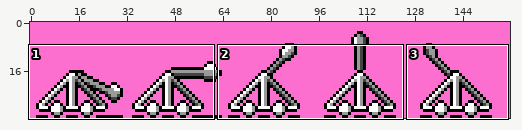
Two states of a sprite sheet, images/Items/Item_14.png. Above, an overview of the earlier version with the close-up marked.
Close-up. Before:
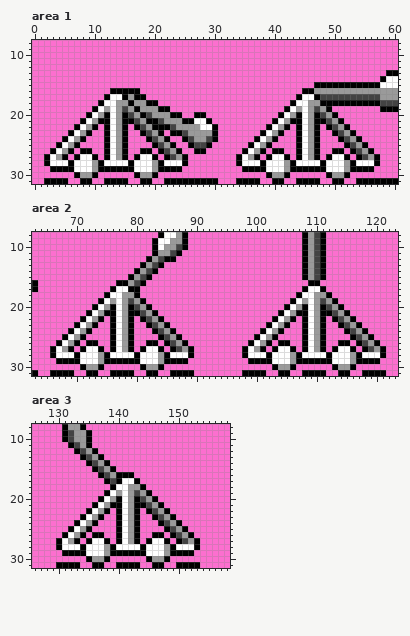
The file is 160x32 pixels. Shown: area 1: x 0..60, y 8..31; area 2: x 63..123, y 8..31; area 3: x 126..158, y 8..31.
New version:
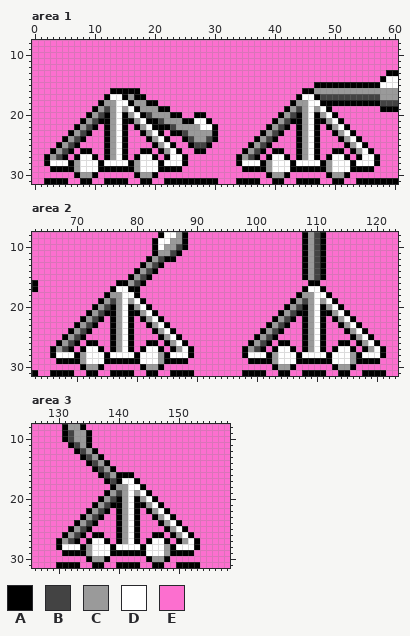
Palette (. is transparent): A #000000  B #434343  C #9a9a9a  D #ffffff  E #fc6fcf
Difference:
Changed rows in their new state; - is an unchanged pixel.
Area 1:
first column x 3:
18 ---------CCDD----------------------------CCDD---------
19 --------CBCDCD--------------------------CBCDCD--------
20 -------CB-CD-CD------------------------CB-CD-CD-------
21 ------CB--CD--CD----------------------CB--CD--CD------
22 -----CB---CD---CD--------------------CB---CD---CD-----
23 ----CB----CD----CD------------------CB----CD----CD----
24 ---CB-----CD-----CD----------------CB-----CD-----CD---
25 --CB------CD------CD--------------CB------CD------CD--
26 -CB-------CD-------CD------------CB-------CD-------CD-
27 CB--------CD--------DD----------CB--------CD--------DD
28 ----C--D------C--D------------------C--D------C--D----
29 ----C--D------C--D------------------C--D------C--D----
Area 2:
first column x 67:
18 ---------CCDD----------------------------CCDD---------
19 --------CBCDCD--------------------------CBCDCD--------
20 -------CB-CD-CD------------------------CB-CD-CD-------
21 ------CB--CD--CD----------------------CB--CD--CD------
22 -----CB---CD---CD--------------------CB---CD---CD-----
23 ----CB----CD----CD------------------CB----CD----CD----
24 ---CB-----CD-----CD----------------CB-----CD-----CD---
25 --CB------CD------CD--------------CB------CD------CD--
26 -CB-------CD-------CD------------CB-------CD-------CD-
27 CB--------CD--------CD----------CB--------CD--------CD
28 ----C--D----------------------------C--D--------------
29 ----C--D----------------------------C--D--------------
Area 3:
first column x 131:
18 ---------CCDD---------
19 --------CBCDCD--------
20 -------CB-CD-CD-------
21 ------CB--CD--CD------
22 -----CB---CD---CD-----
23 ----CB----CD----CD----
24 ---CB-----CD-----CD---
25 --CB------CD------CD--
26 -CB-------CD-------CD-
27 CB--------CD--------CD
28 ----C--D--------------
29 ----C--D--------------
